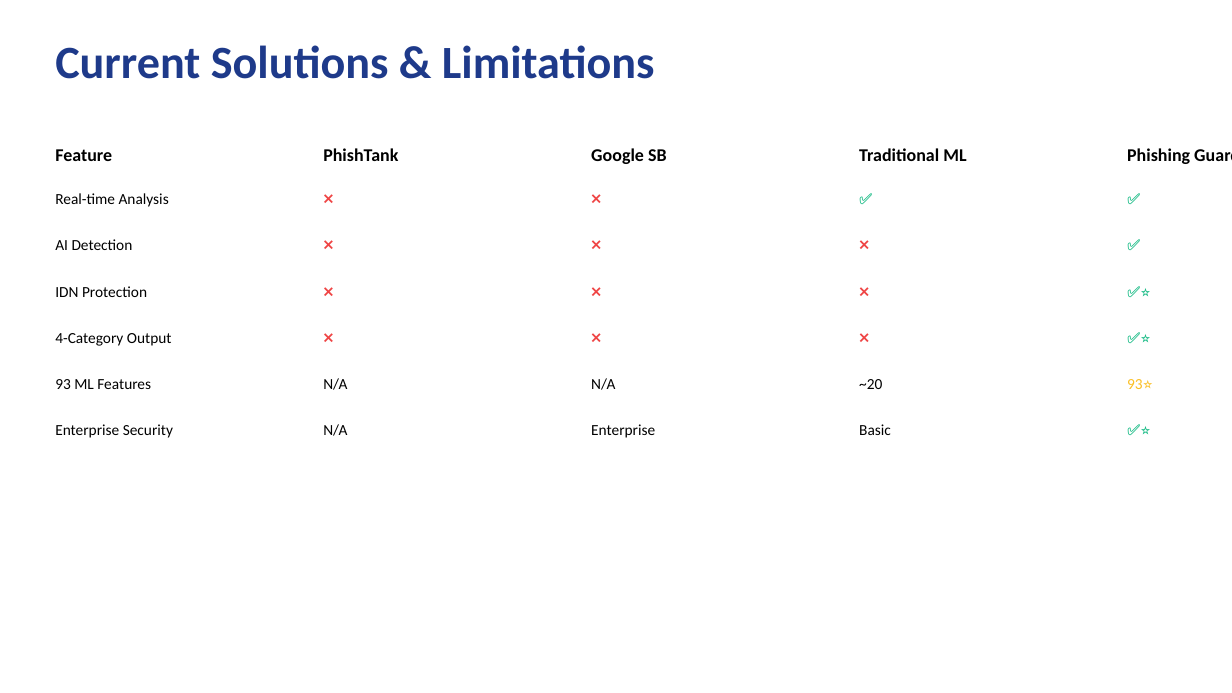
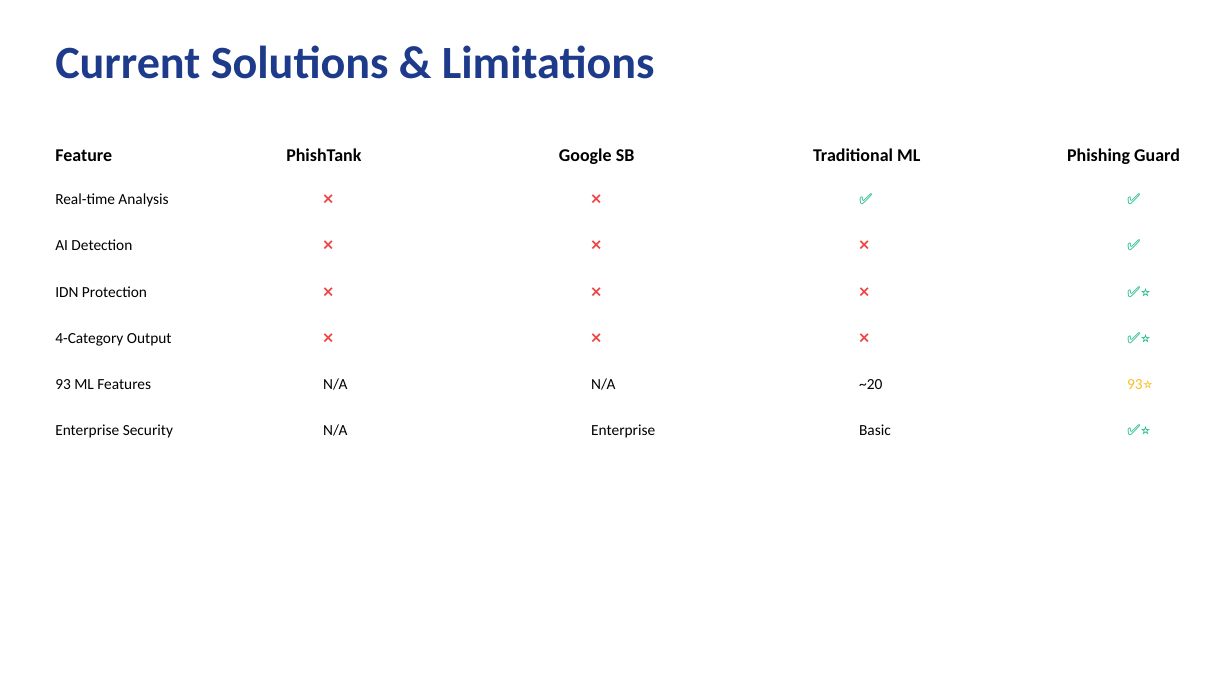
Before and after one commit to BandiAkarsh/Multimodal_LLM-Phishing-Detection, a slide deck: slide 7 of Phishing_Guard_IEEE_Presentation.pptx. Drawn at 1232x693 pixels with LibreOffice and Linux fonts; fonts in the diff are those of the drawing. Boxes give left, top, right and bottom in pixels: in the first picture for what was removed or moved away, otherwise in the second. Text is boxed around its words. In the diff, an @@ line names an element or a change of style, - is before the commit and + after.

```diff
--- a/Phishing_Guard_IEEE_Presentation.pptx
+++ b/Phishing_Guard_IEEE_Presentation.pptx
@@ text "PhishTank": place and size @@
-text "PhishTank" at (323, 148, 398, 161)
+text "PhishTank" at (286, 148, 361, 161)
@@ text "Google SB": place and size @@
-text "Google SB" at (591, 148, 667, 164)
+text "Google SB" at (559, 148, 635, 164)
@@ text "Traditional ML": place and size @@
-text "Traditional ML" at (859, 148, 966, 161)
+text "Traditional ML" at (813, 148, 920, 161)
@@ text "Phishing Guard" rewrapped from (1127, 148, 1232, 164) to (1067, 148, 1180, 164) @@
```
Also in this commit, not shown: 10 other slides changed, 28 other files.
